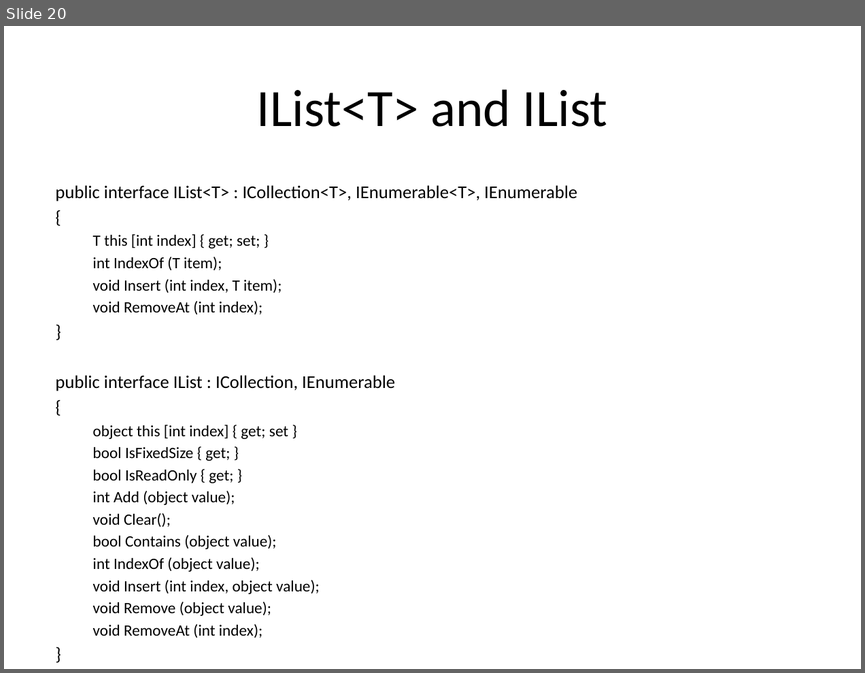
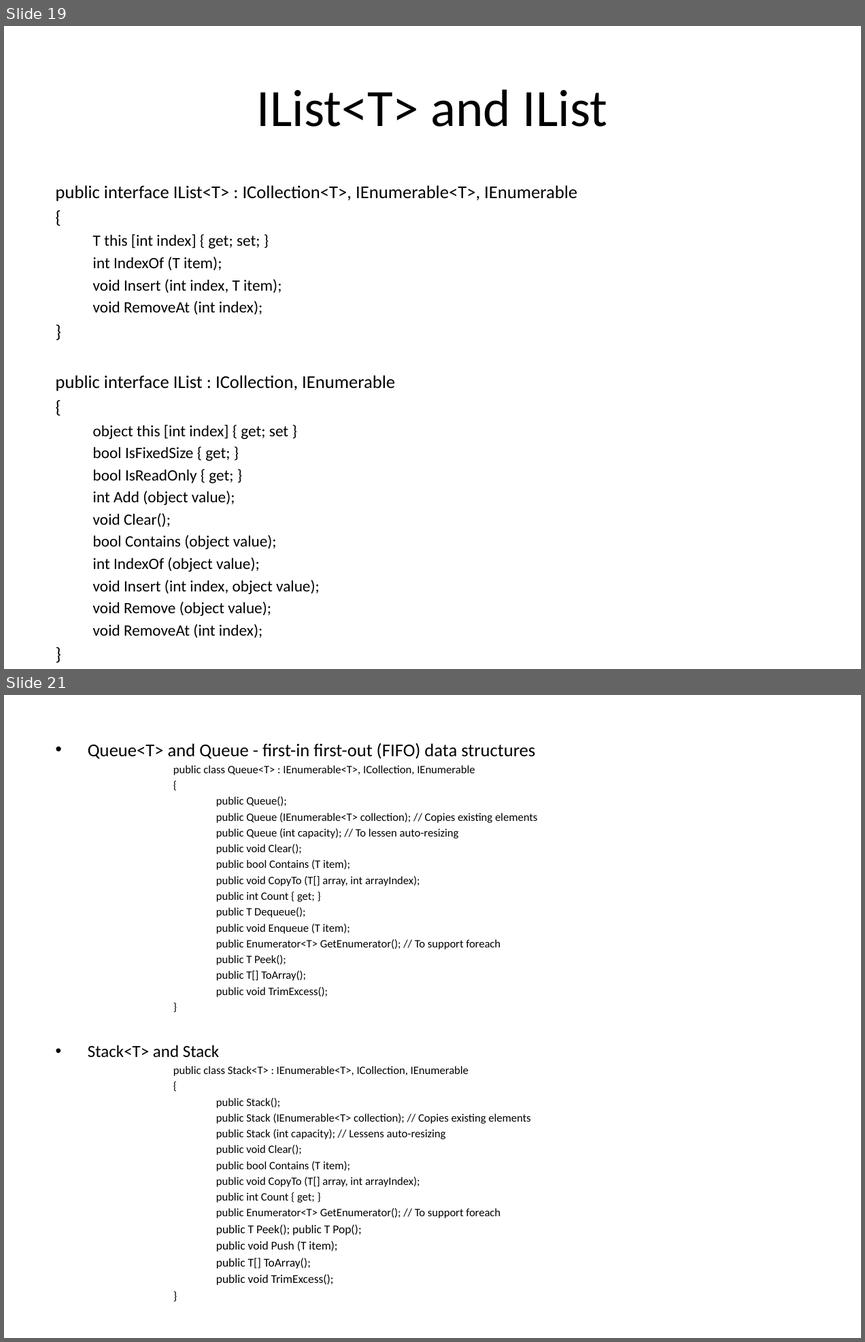
Before and after one commit to ctsxamarintraining/October15, a slide deck: Day6/Collections.pptx. Shown one above the other, each under a label of ours: slide 20 before the commit, slides 19 and 21 after it; the slides between them are not shown. The pictures are 865x673 and 865x1342 pixels, drawn with LibreOffice and Linux fonts; fonts in the diff are those of the drawing. Boxes give left, top, right and bottom in pixels: in the first picture for what was removed or moved away, otherwise in the second. Text is boxed around its words. In the diff, an @@ line names an element or a change of style, - is before the commit and + after.

Commit message:
Updated Collections PPT and assignment in progress

```diff
--- a/Day6/Collections.pptx
+++ b/Day6/Collections.pptx
@@ slide 21 added at [4,695,861,1338], background #FFFFFF @@
@@ text added at [88,743,537,1268], 9.5 pt, text #000000 @@
+• Queue<T> and Queue - first-in first-out (FIFO) data structures
+      public class Queue<T> : IEnumerable<T>, ICollection, IEnumerable
+      {
+        public Queue();
+        public Queue (IEnumerable<T> collection); // Copies existing elements
+        public Queue (int capacity); // To lessen auto-resizing
+        public void Clear();
+        public bool Contains (T item);
+        public void CopyTo (T[] array, int arrayIndex);
+        public int Count { get; }
+        public T Dequeue();
+        public void Enqueue (T item);
+        public Enumerator<T> GetEnumerator(); // To support foreach
+        public T Peek();
+        public T[] ToArray();
+        public void TrimExcess();
+      }
+• Stack<T> and Stack
+      public class Stack<T> : IEnumerable<T>, ICollection, IEnumerable
+      {
+        public Stack();
+        public Stack (IEnumerable<T> collection); // Copies existing elements
+        public Stack (int capacity); // Lessens auto-resizing
+        public void Clear();
+        public bool Contains (T item);
+        public void CopyTo (T[] array, int arrayIndex);
+        public int Count { get; }
+        public Enumerator<T> GetEnumerator(); // To support foreach
+        public T Peek(); public T Pop();
+        public void Push (T item);
+        public T[] ToArray();
+        public void TrimExcess();
+      }
@@ what was slide 20 is now slide 19 @@
```
Also in this commit, not shown: 6 other slides added, 1 other file.
